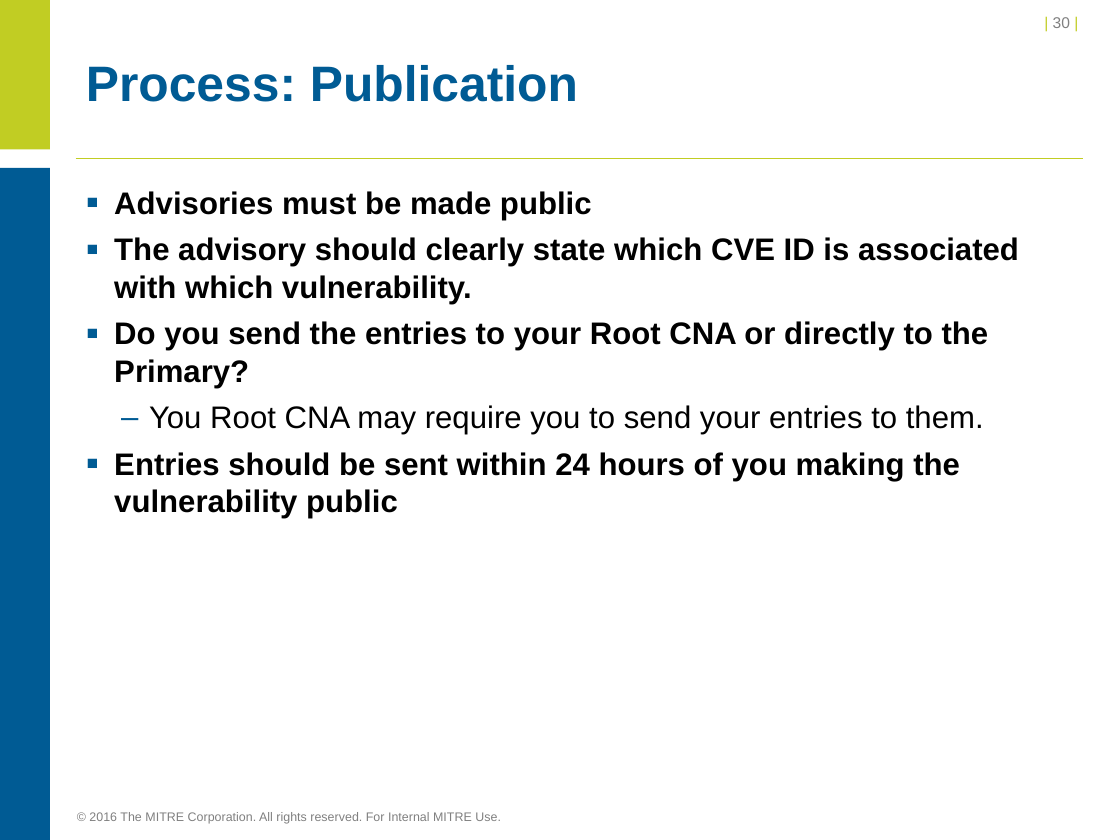
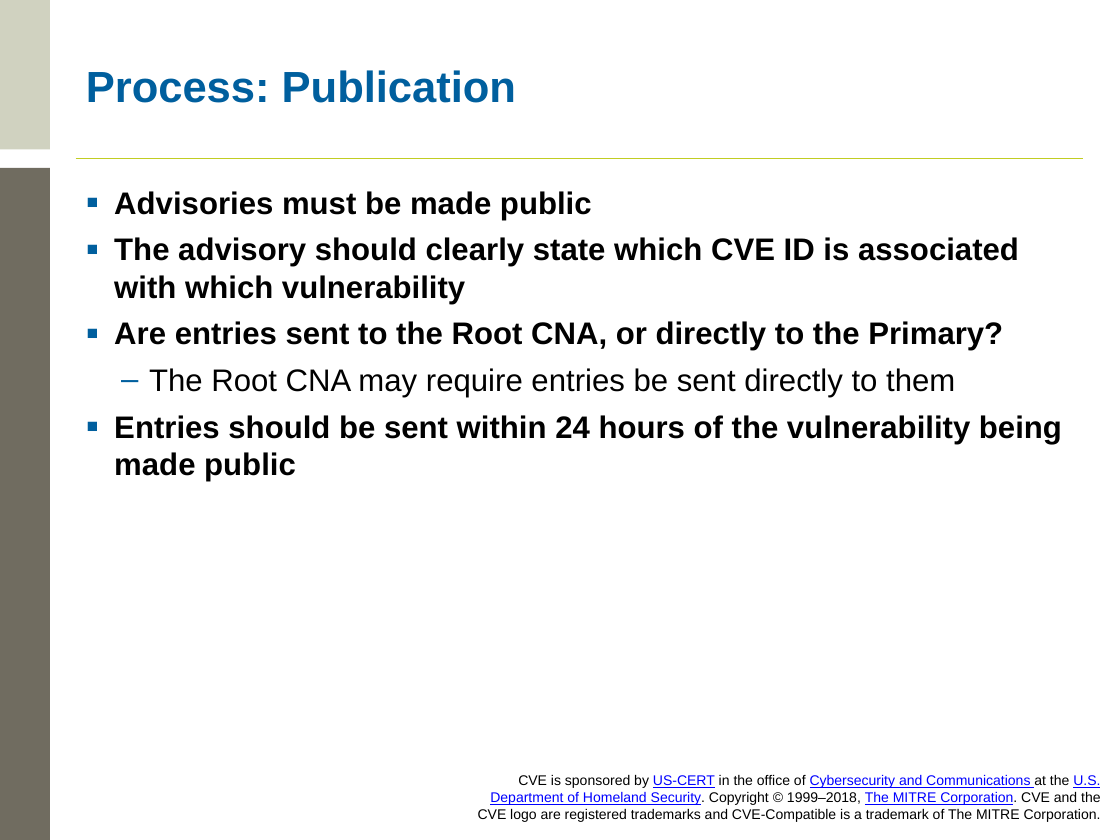
Before and after one commit to CVEProject/cveproject.github.io, a slide deck: slide 22 of cna/Becoming a CNA.pptx (slide 30 before the commit). Drawn at 1120x840 pixels with LibreOffice and Linux fonts; fonts in the diff are those of the drawing; background and template pictures are left out. Boxes give left, top, right and bottom in pixels: in the first picture for what was removed or moved away, otherwise in the second. Text is boxed around its words. In the diff, an @@ line names an element or a change of style, - is before the commit and + after.

```diff
--- a/cna/Becoming a CNA.pptx
+++ b/cna/Becoming a CNA.pptx
@@ rectangle at box(0, 0, 50, 149): fill #C1CD23 to #D0D2C0 @@
@@ page number removed at box(1053, 17, 1070, 28) @@
-| 30 |
@@ title "Process: Publication" at box(86, 70, 516, 103): size 32 to 28 pt, text colour #005B94 to #005F9E @@
@@ rectangle at box(0, 168, 50, 840): fill #005B94 to #706C60 @@
@@ text at box(114, 237, 1062, 481): text changed @@
-▪ The advisory should clearly state which CVE ID is associated with which vulnerability.
-▪ Do you send the entries to your Root CNA or directly to the Primary?
-  – You Root CNA may require you to send your entries to them.
-▪ Entries should be sent within 24 hours of you making the vulnerability public
+▪ The advisory should clearly state which CVE ID is associated with which vulnerability
+▪ Are entries sent to the Root CNA, or directly to the Primary?
+  – The Root CNA may require entries be sent directly to them
+▪ Entries should be sent within 24 hours of the vulnerability being made public
@@ text added at box(478, 775, 1101, 822), 9 pt, text #000000 @@
+CVE is sponsored by US-CERT in the office of Cybersecurity and Communications at the U.S. Department of Homeland Security. Copyright © 1999–2018, The MITRE Corporation. CVE and the CVE logo are registered trademarks and CVE-Compatible is a trademark of The MITRE Corporation.
@@ text removed at box(89, 812, 501, 824) @@
-© 2016 The MITRE Corporation. All rights reserved. For Internal MITRE Use.
```
Also in this commit, not shown: 36 other slides changed, 3 slides added, 1 slide removed.
